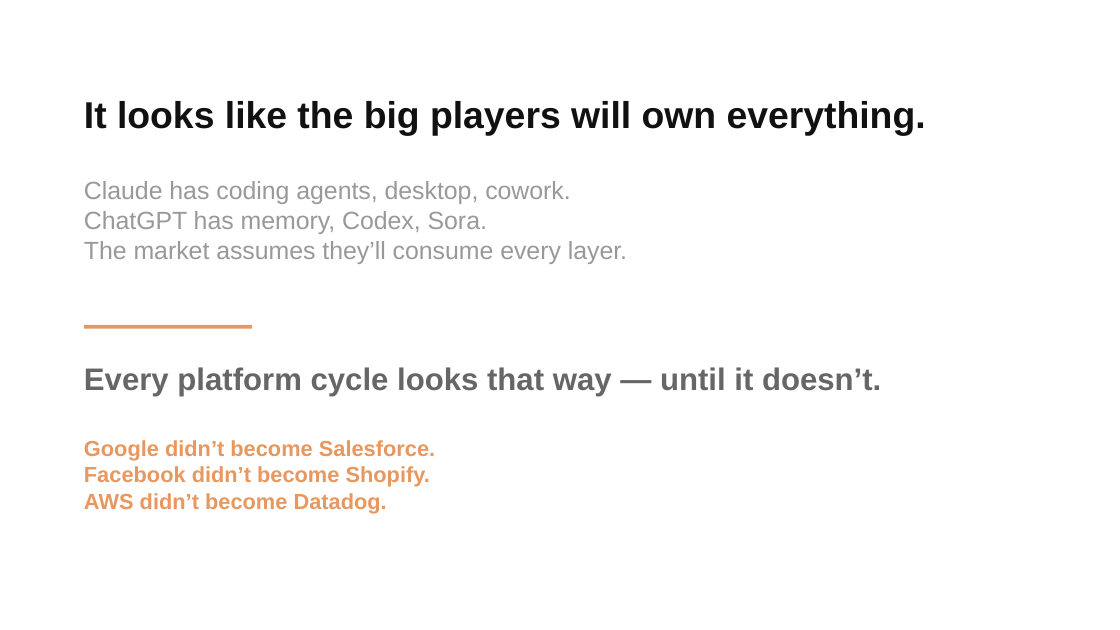
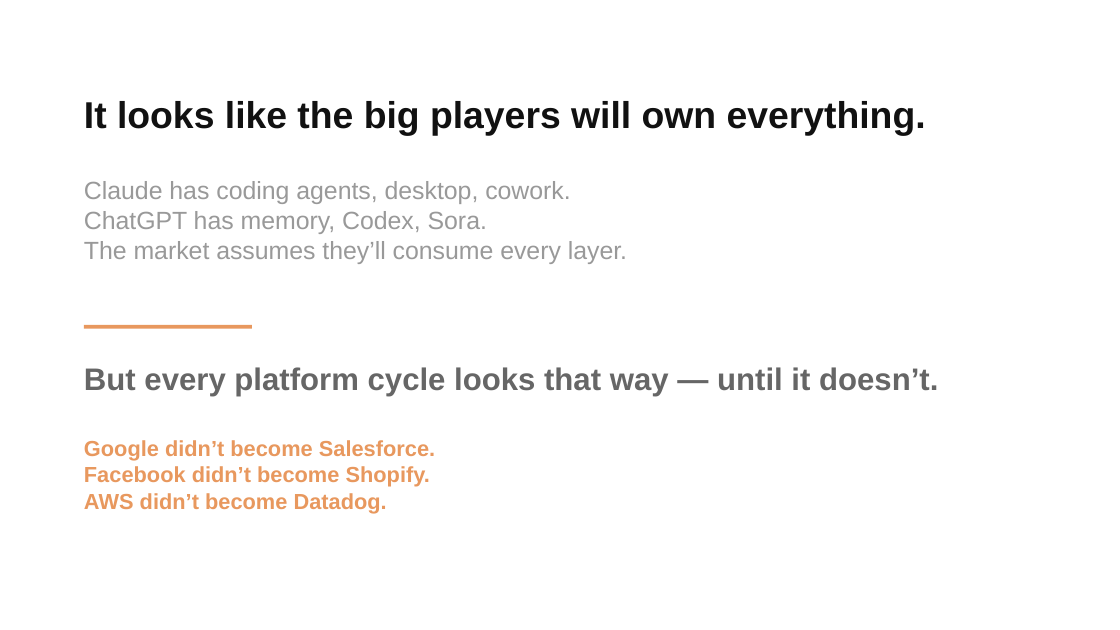
Before and after one commit to Kvkthecreator/yarnnnn, a slide deck: slide 2 of docs/working_docs/investors/IR Deck - yarnnn - March 2026.pptx. Drawn at 1120x630 pixels with LibreOffice and Linux fonts; fonts in the diff are those of the drawing. Boxes give left, top, right and bottom in pixels: in the first picture for what was removed or moved away, otherwise in the second. Text is boxed around its words. In the diff, an @@ line names an element or a change of style, - is before the commit and + after.

```diff
--- a/docs/working_docs/investors/IR Deck - yarnnn - March 2026.pptx
+++ b/docs/working_docs/investors/IR Deck - yarnnn - March 2026.pptx
@@ text at (84, 367, 938, 396): text changed @@
-Every platform cycle looks that way — until it doesn’t.
+But every platform cycle looks that way — until it doesn’t.
```
Also in this commit, not shown: 5 other slides changed, 4 other files.
